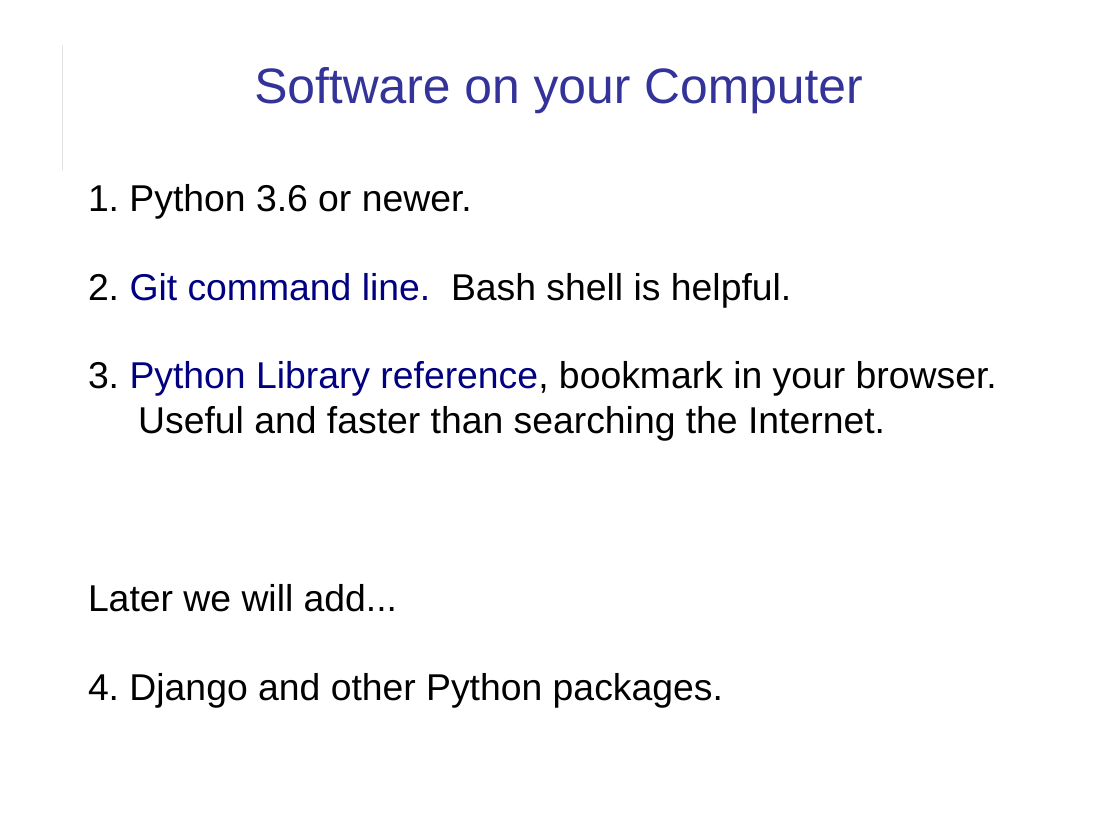
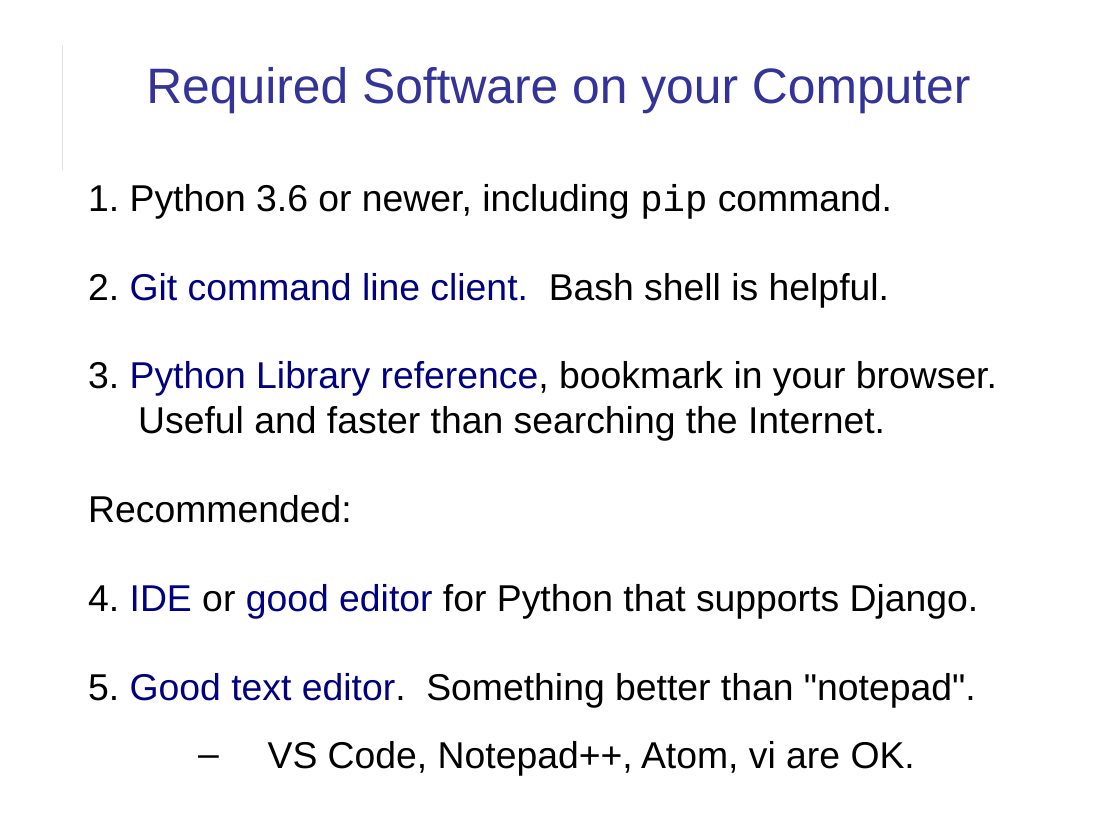
Before and after one commit to cpske/ISP, a slide deck: slide 14 of intro/Introduction-to-Course.ppt (slide 10 before the commit). Drawn at 1120x840 pixels with LibreOffice and Linux fonts; fonts in the diff are those of the drawing. Boxes give left, top, right and bottom in pixels: in the first picture for what was removed or moved away, otherwise in the second. Text is boxed around its words. In the diff, an @@ line names an element or a change of style, - is before the commit and + after.

```diff
--- a/intro/Introduction-to-Course.ppt
+++ b/intro/Introduction-to-Course.ppt
@@ title at <box>146,67,970,114</box>: text changed @@
-Software on your Computer
+Required Software on your Computer
@@ text at <box>88,184,892,307</box>: text changed @@
-1. Python 3.6 or newer.
-2. Git command line. Bash shell is helpful.
+1. Python 3.6 or newer, including pip command.
+2. Git command line client. Bash shell is helpful.
@@ text at <box>88,495,979,776</box>: text changed @@
-Later we will add...
-4. Django and other Python packages.
+Recommended:
+4. IDE or good editor for Python that supports Django.
+5. Good text editor. Something better than "notepad".
+  – VS Code, Notepad++, Atom, vi are OK.
```
Also in this commit, not shown: 6 other slides changed, 4 slides added, 5 other files.
